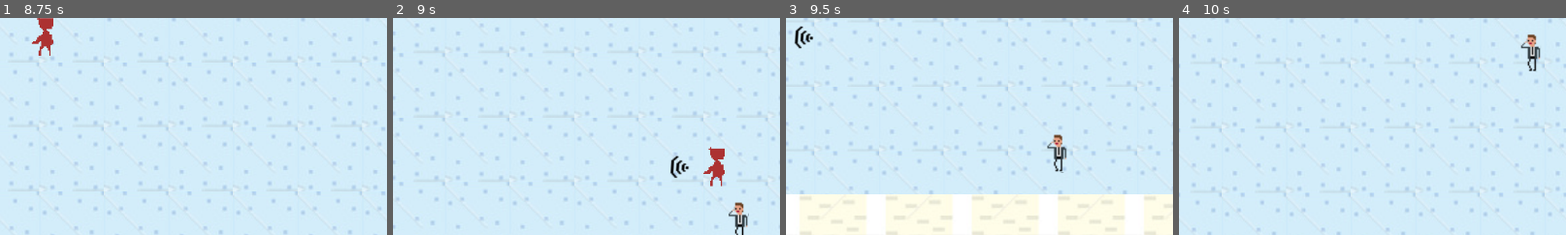
Above: before the commit, frames 1-4 (left to right).
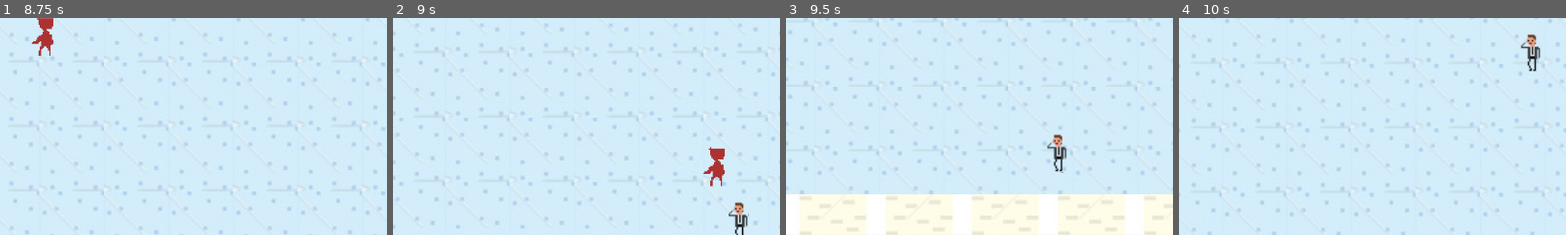
Above: after the commit, the same moments.

Repository: alourencodev/ldjam55
Game: Godot game, scene res://Screens/main.tscn
Two runs of this game, one before a commit and one after it. Both use one fixed random seed, a clock stepped at 60 frames per second and the inputs below.
Inputs (mouse positions are % of the whole screen's width and height, from its top left):
- Up to frame 1 (8.75 s): tap Enter at 0.5 s; move the mouse to (72, 45) at 0.52 s; hold Right (right) 0.53-1.28 s; click (72, 45) at 0.6 s; move the mouse to (30, 55) at 1.27 s; hold Down (down) 1.28-2.03 s; click (30, 55) at 1.35 s; move the mouse to (60, 28) at 2.02 s; hold Right (right) 2.03-2.78 s; click (60, 28) at 2.1 s; move the mouse to (45, 70) at 2.77 s; hold Up (up) 2.78-3.53 s; click (45, 70) at 2.85 s; move the mouse to (80, 65) at 3.52 s; hold Left (left) 3.53-5.03 s; click (80, 65) at 3.6 s; move the mouse to (20, 35) at 4.27 s; click (20, 35) at 4.35 s; move the mouse to (55, 50) at 5.02 s; hold Down (down) 5.03-5.78 s; click (55, 50) at 5.1 s; move the mouse to (35, 25) at 5.77 s; hold Right (right) 5.78-6.53 s; click (35, 25) at 5.85 s; move the mouse to (72, 45) at 6.52 s; hold Up (up) 6.53-7.28 s; click (72, 45) at 6.6 s; move the mouse to (30, 55) at 7.27 s; hold Right (right) 7.28-8.03 s; click (30, 55) at 7.35 s; move the mouse to (60, 28) at 8.02 s; hold Down (down) from 8.03 s (still down); click (60, 28) at 8.1 s
- Up to frame 2 (9 s): move the mouse to (45, 70) at 8.77 s; release Down (down) at 8.78 s; hold Left (left) from 8.78 s (still down); click (45, 70) at 8.85 s
- Up to frame 3 (9.5 s): keep holding Left (left)
- Up to frame 4 (10 s): move the mouse to (80, 65) at 9.52 s; release Left (left) at 9.53 s; hold Up (up) from 9.53 s (still down); click (80, 65) at 9.6 s
The pictures show only the part of the screen within x 1-50%, y 21-71%; the shares and areas given below are measured in that part.

Frame 1 is identical in both runs. In frame 2, 0.2% of the frame differs, in the area x 71-77%, y 63-74%; in frame 3, 0.2%, in the area x 2-8%, y 3-15%; in frame 4, nothing differs.

Commit message:
Shoot enemies with bullets

Diff:
--- a/Scenes/RangedPlayer.tscn
+++ b/Scenes/RangedPlayer.tscn
@@ -10,3 +10,4 @@
 position = Vector2(-8, -11)
 script = ExtResource("2_hnmsu")
 bullet = ExtResource("3_wvidk")
+fire_rate = 0.5
--- a/Scenes/bullet.tscn
+++ b/Scenes/bullet.tscn
@@ -17,3 +17,5 @@
 
 [node name="CollisionShape2D" type="CollisionShape2D" parent="."]
 shape = SubResource("CircleShape2D_pag8w")
+
+[connection signal="body_entered" from="." to="." method="_on_body_entered"]
--- a/Scripts/Weapon.gd
+++ b/Scripts/Weapon.gd
@@ -23,6 +23,6 @@
 		time_since_last_attack += delta
 
 
-func _on_body_entered(body: Node2D) -> void:
+func _on_body_entered(body: Node2D):
 		if body.has_method("handle_hit"):
 			body.handle_hit(damage)
--- a/Scripts/bullet.gd
+++ b/Scripts/bullet.gd
@@ -1,13 +1,25 @@
 extends Area2D
+
+@export var lifetime = 2.0
 
 var speed : int
 var direction : Vector2
 var damage : int
 
+var time_alive = 0.0
 
 func _process(delta):
+	time_alive += delta
+
+	if (time_alive > lifetime):
+		queue_free()
+		return
+
 	position += direction * speed * delta
 
-func _on_bullet_body_entered(body):
+
+func _on_body_entered(body: Node2D):
 	if body.has_method("handle_hit"):
 		body.handle_hit(damage)
+
+	queue_free()
